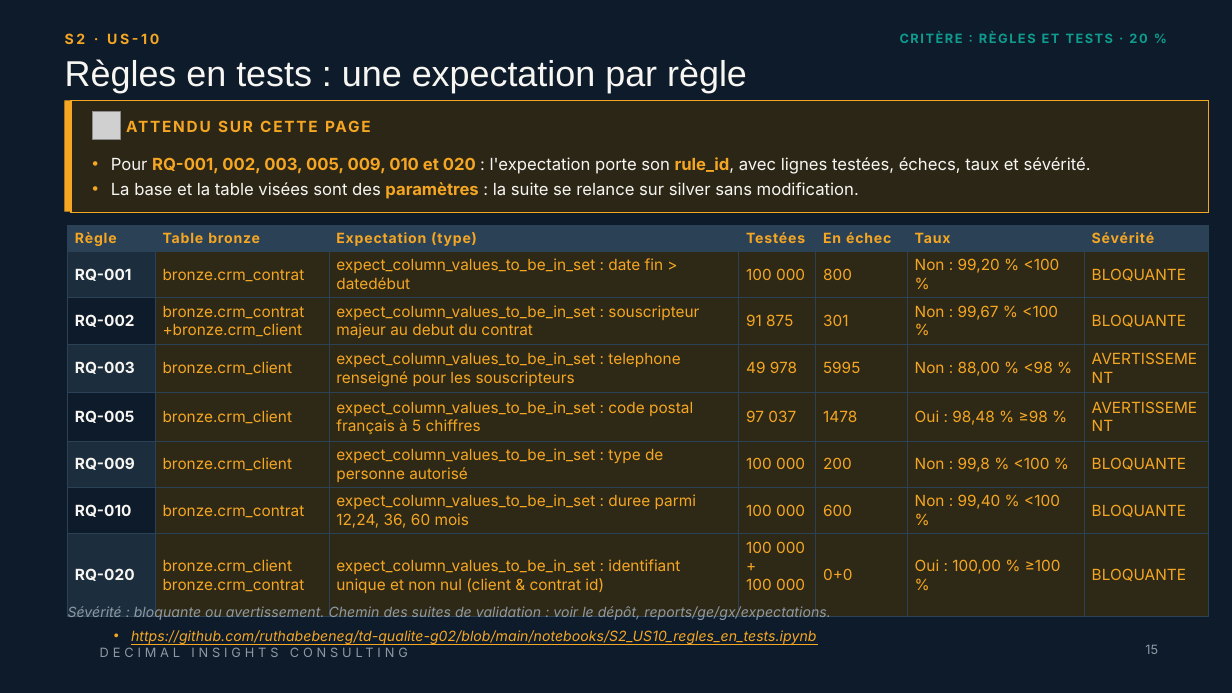
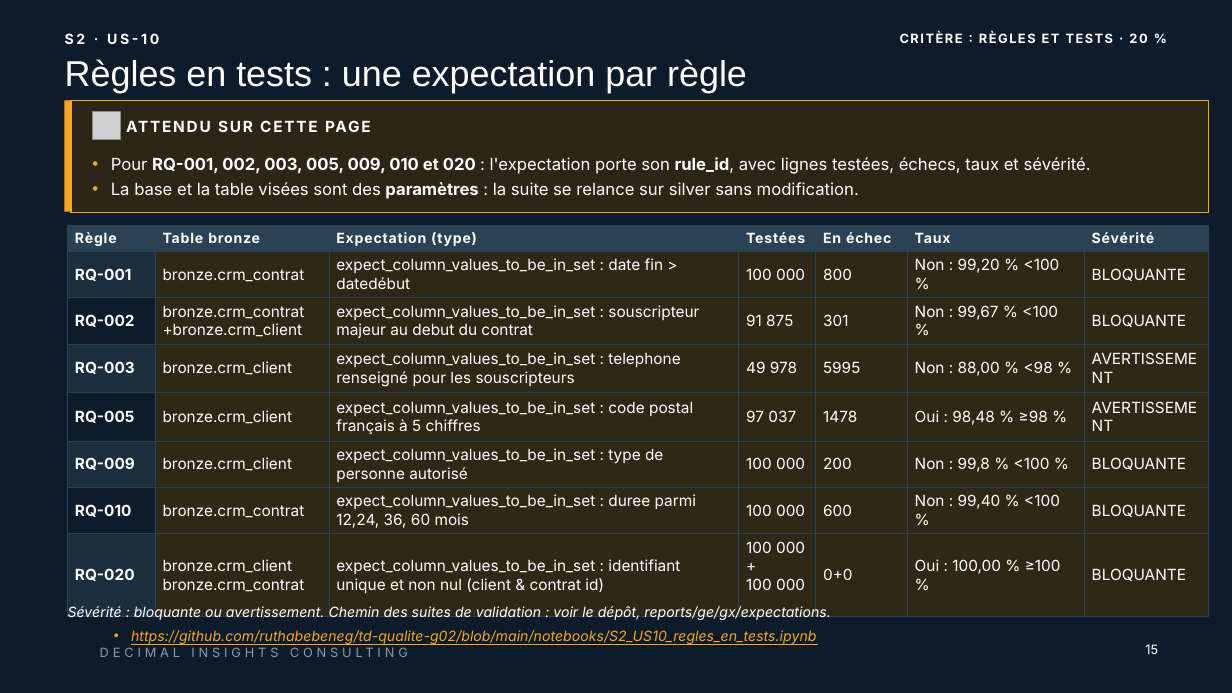
Before and after one commit to ruthabebeneg/td-qualite-g02, a slide deck: slide 15 of livrables/Livrable_Groupe_TD_AssurConnect.pptx. Drawn at 1232x693 pixels with LibreOffice and Linux fonts; fonts in the diff are those of the drawing; grey boxes stand for pictures; background and template pictures are left out. Boxes give left, top, right and bottom in pixels: in the first picture for what was removed or moved away, otherwise in the second. Text is boxed around its words. In the diff, an @@ line names an element or a change of style, - is before the commit and + after.

```diff
--- a/livrables/Livrable_Groupe_TD_AssurConnect.pptx
+++ b/livrables/Livrable_Groupe_TD_AssurConnect.pptx
@@ text "S2 · US-10" at (x1=65, y1=33, x2=159, y2=44): text colour #F5A623 to #FFFFFF @@
@@ text "CRITÈRE : RÈGLES ET TESTS ..." at (x1=900, y1=32, x2=1147, y2=43): text colour #0F9B8E to #FFFFFF @@
@@ title "Règles en tests : une ..." at (x1=65, y1=59, x2=747, y2=93): text colour #F7F6F2 to #FFFFFF @@
@@ text "ATTENDU SUR CETTE PAGE" at (x1=127, y1=113, x2=866, y2=139): text colour #F5A623 to #FFFFFF @@
@@ text "Pour RQ-001, 002, 003, 005, ..." at (x1=111, y1=157, x2=1091, y2=199): text colour #F7F6F2 to #FFFFFF in "Pour : l'expectation porte son rule_id, avec ...", "La base et la table visées sont ..."; text colour #F5A623 to #FFFFFF in "RQ-001, 002, 003, 005, 009, 010 et ...", "paramètres" @@
@@ table at (x1=67, y1=226, x2=1210, y2=598) @@
@@ text colour #F5A623 to #FFFFFF @@
@@ text colour #F7F6F2 to #FFFFFF in "RQ-001", "RQ-002", "RQ-003", "RQ-005" and 3 more places @@
@@ text at (x1=68, y1=605, x2=831, y2=620): text colour #8E99A4 to #FFFFFF in "Sévérité : bloquante ou avertissement. Chemin des ..." @@
@@ page number at (x1=1145, y1=644, x2=1158, y2=654): text colour #8E99A4 to #FFFFFF @@
```
Also in this commit, not shown: 47 other slides changed, 2 slides added.
